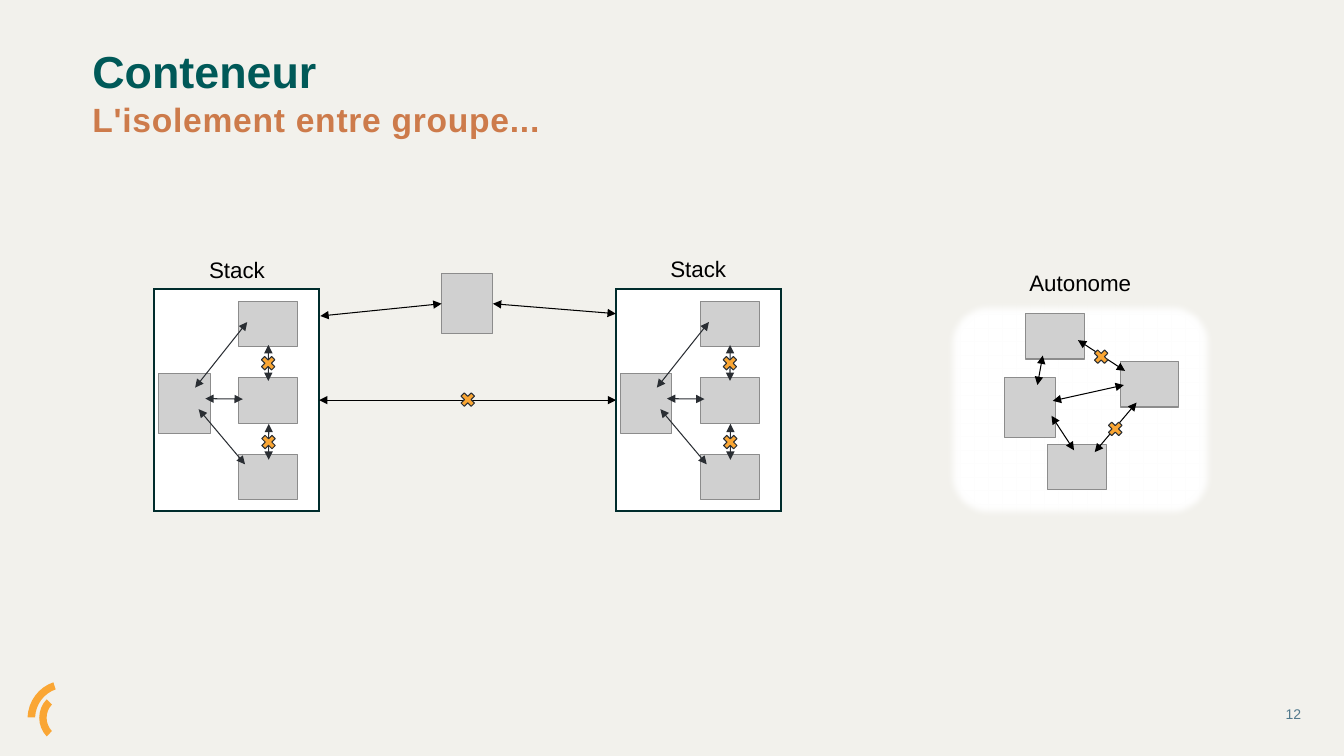
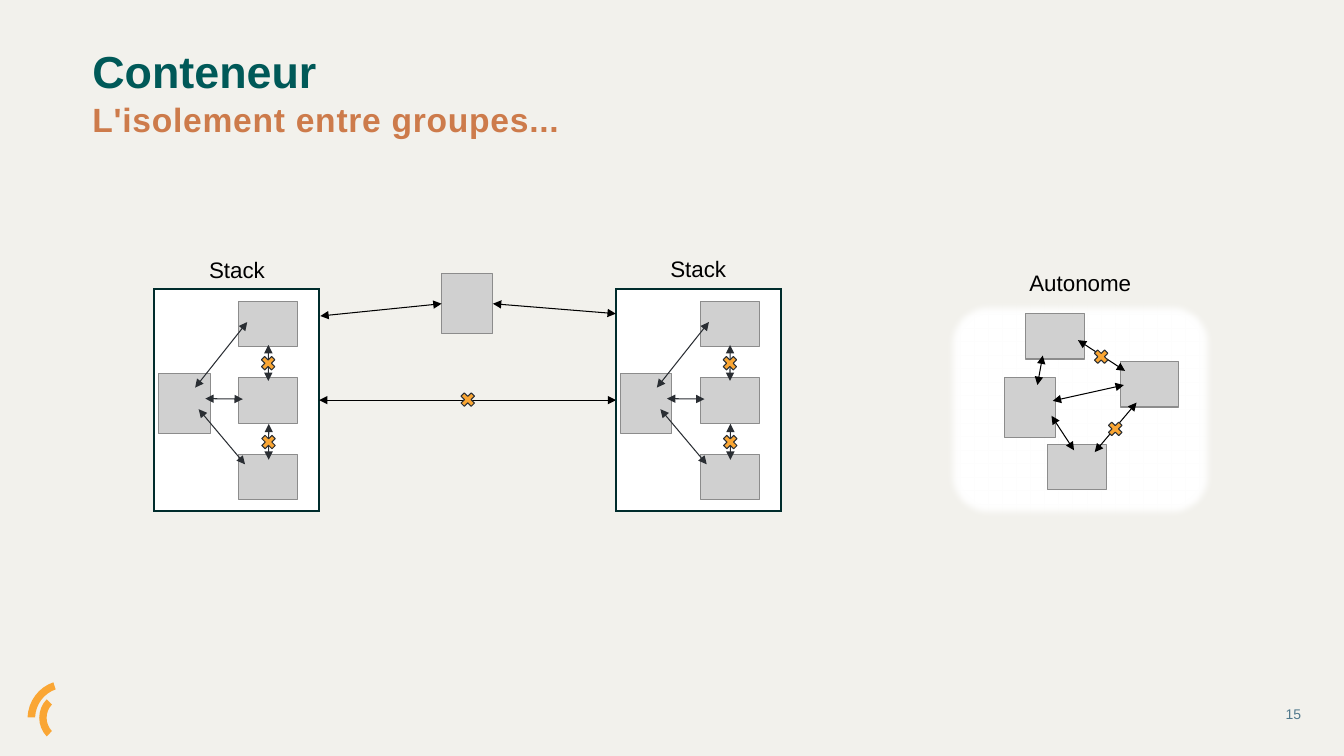
Before and after one commit to Champions-Infonuagiques/les-conteneurs, a slide deck: slide 15 of doc/les conteneurs.pptx (slide 12 before the commit). Drawn at 1344x756 pixels with LibreOffice and Linux fonts; fonts in the diff are those of the drawing; grey boxes stand for pictures. Boxes give left, top, right and bottom in pixels: in the first picture for what was removed or moved away, otherwise in the second. Text is boxed around its words. In the diff, an @@ line names an element or a change of style, - is before the commit and + after.

```diff
--- a/doc/les conteneurs.pptx
+++ b/doc/les conteneurs.pptx
@@ text at [92,107,559,139]: text changed @@
-L'isolement entre groupe...
+L'isolement entre groupes...
@@ page number at [1286,709,1302,719]: text changed @@
-12
+15
```
Also in this commit, not shown: 1 other slide changed, 2 slides added, 1 slide removed, 6 other files.
